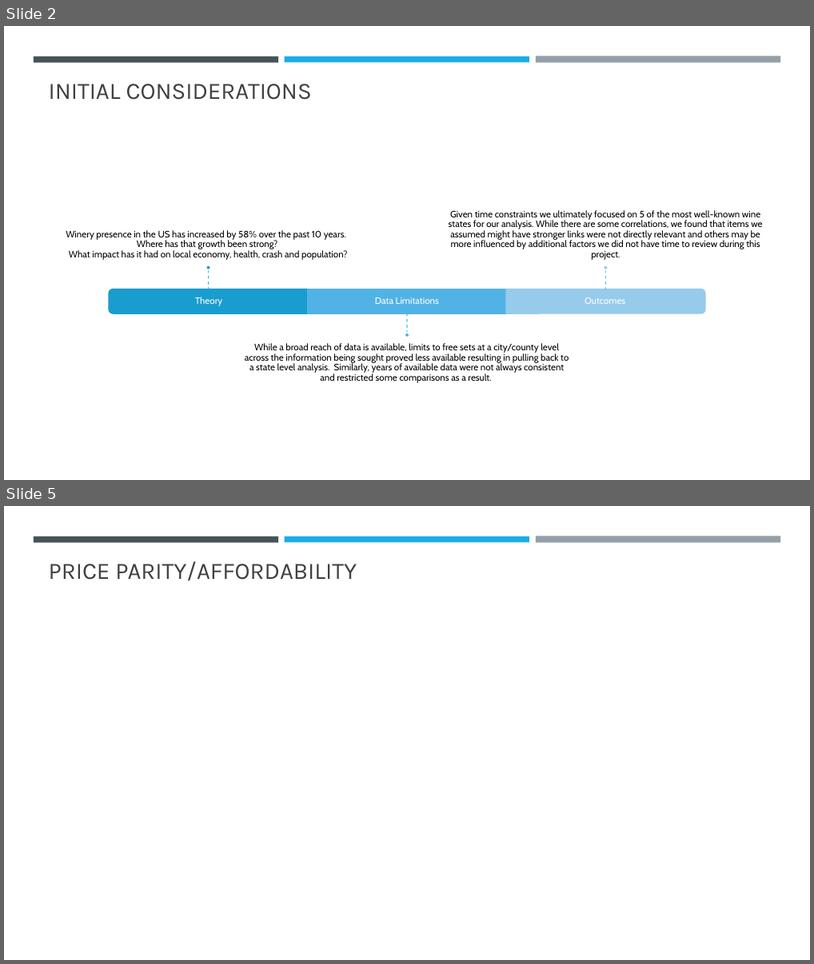
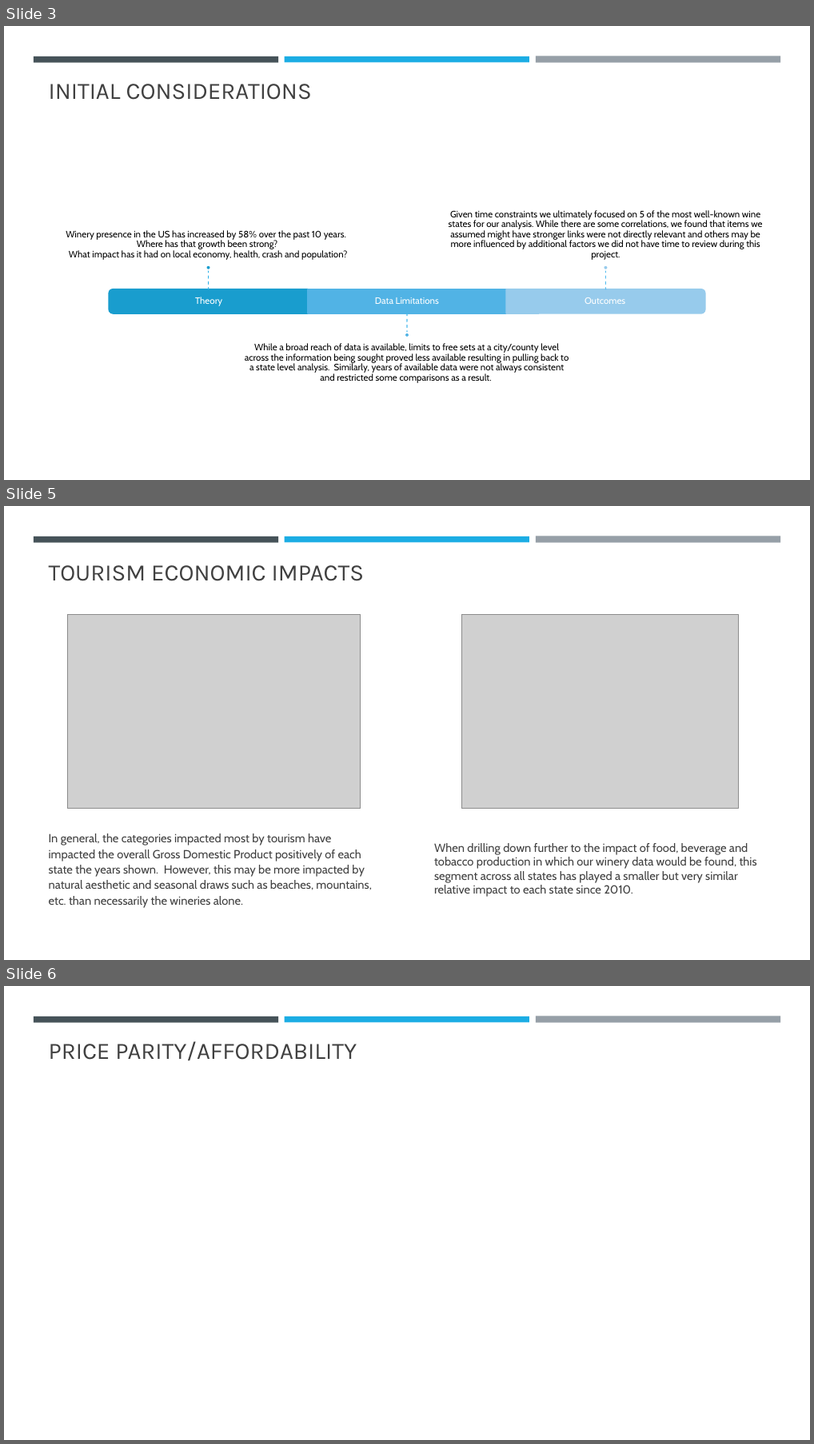
Before and after one commit to epayne323/ProjectOneRepo, a slide deck: Presentation/ProjectOne Presentation.pptx. Shown one above the other, each under a label of ours: slides 2 and 5 before the commit, slides 3, 5 and 6 after it; the slides between them are not shown. The pictures are 814x964 and 814x1444 pixels, drawn with LibreOffice and Linux fonts; fonts in the diff are those of the drawing; grey boxes stand for pictures. Boxes give left, top, right and bottom in pixels: in the first picture for what was removed or moved away, otherwise in the second. Text is boxed around its words. In the diff, an @@ line names an element or a change of style, - is before the commit and + after.

```diff
--- a/Presentation/ProjectOne Presentation.pptx
+++ b/Presentation/ProjectOne Presentation.pptx
@@ slide 5 added at [4,506,810,960], background #FFFFFF; not listed: 3 template elements that a slide beside it also shows @@
@@ title added at [49,565,364,581], 28 pt, text #404040 @@
+TOURISM ECONOMIC IMPACTS
@@ picture added at [67,614,360,808] @@
@@ picture added at [462,614,739,808] @@
@@ text added at [49,833,372,908], 14 pt, text #404040 @@
+In general, the categories impacted most by tourism have impacted the overall Gross Domestic Product positively of each state the years shown. However, this may be more impacted by natural aesthetic and seasonal draws such as beaches, mountains, etc. than necessarily the wineries alone.
@@ text added at [434,843,758,896], 14 pt, text #404040 @@
+When drilling down further to the impact of food, beverage and tobacco production in which our winery data would be found, this segment across all states has played a smaller but very similar relative impact to each state since 2010.
@@ what was slide 2 is now slide 3 @@
@@ what was slide 5 is now slide 6 @@
```
Also in this commit, not shown: 1 slide changed, 4 other slides added, 4 slides removed, 8 other files.
